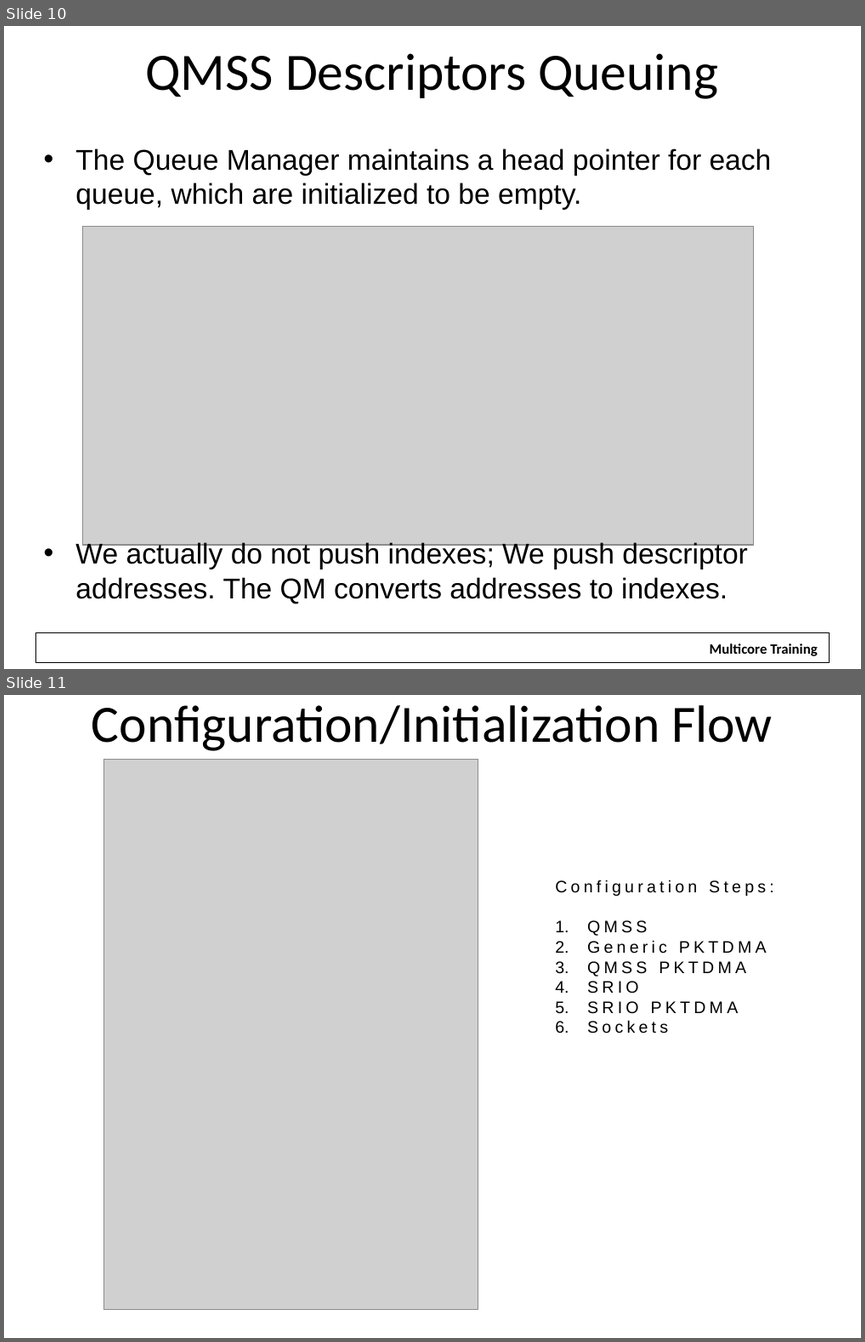
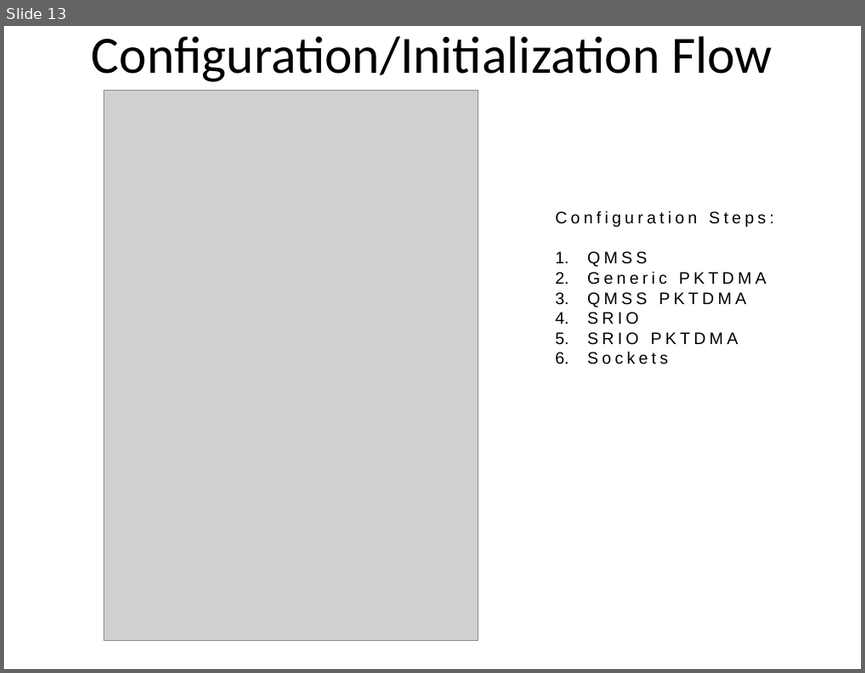
Before and after one commit to hari1989/keystone-workshop, a slide deck: slides/SRIO Demo Overview.pptx. Shown one above the other, each under a label of ours: slides 10 and 11 before the commit, slide 13 after it. The pictures are 865x1342 and 865x673 pixels, drawn with LibreOffice and Linux fonts; fonts in the diff are those of the drawing; grey boxes stand for pictures; background and template pictures are left out. Boxes give left, top, right and bottom in pixels: in the first picture for what was removed or moved away, otherwise in the second. Text is boxed around its words. In the diff, an @@ line names an element or a change of style, - is before the commit and + after.

```diff
--- a/slides/SRIO Demo Overview.pptx
+++ b/slides/SRIO Demo Overview.pptx
@@ slide 10 removed at bbox=[4, 26, 861, 669], background #FFFFFF @@
@@ title removed at bbox=[146, 53, 718, 99] @@
-QMSS Descriptors Queuing
@@ text removed at bbox=[75, 148, 772, 604] @@
-• The Queue Manager maintains a head pointer for each queue, which are initialized to be empty.
-• We actually do not push indexes; We push descriptor addresses. The QM converts addresses to indexes.
@@ picture removed at bbox=[83, 226, 754, 544] @@
@@ rectangle removed at bbox=[35, 633, 829, 663] @@
@@ rectangle removed at bbox=[699, 635, 827, 661] @@
-Multicore Training
@@ what was slide 11 is now slide 13 @@
```
Also in this commit, not shown: 3 slides added, 2 other slides removed.
